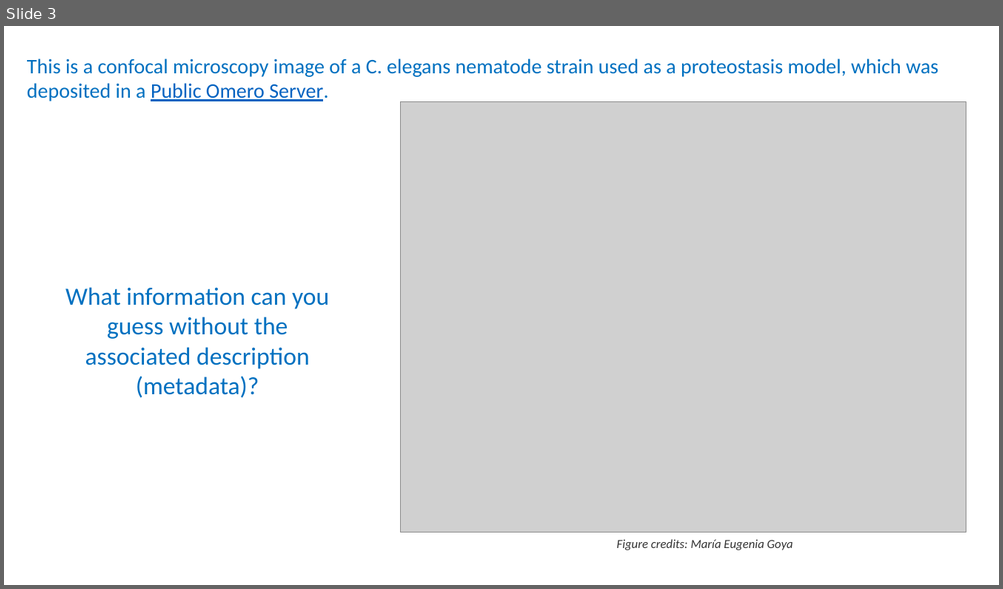
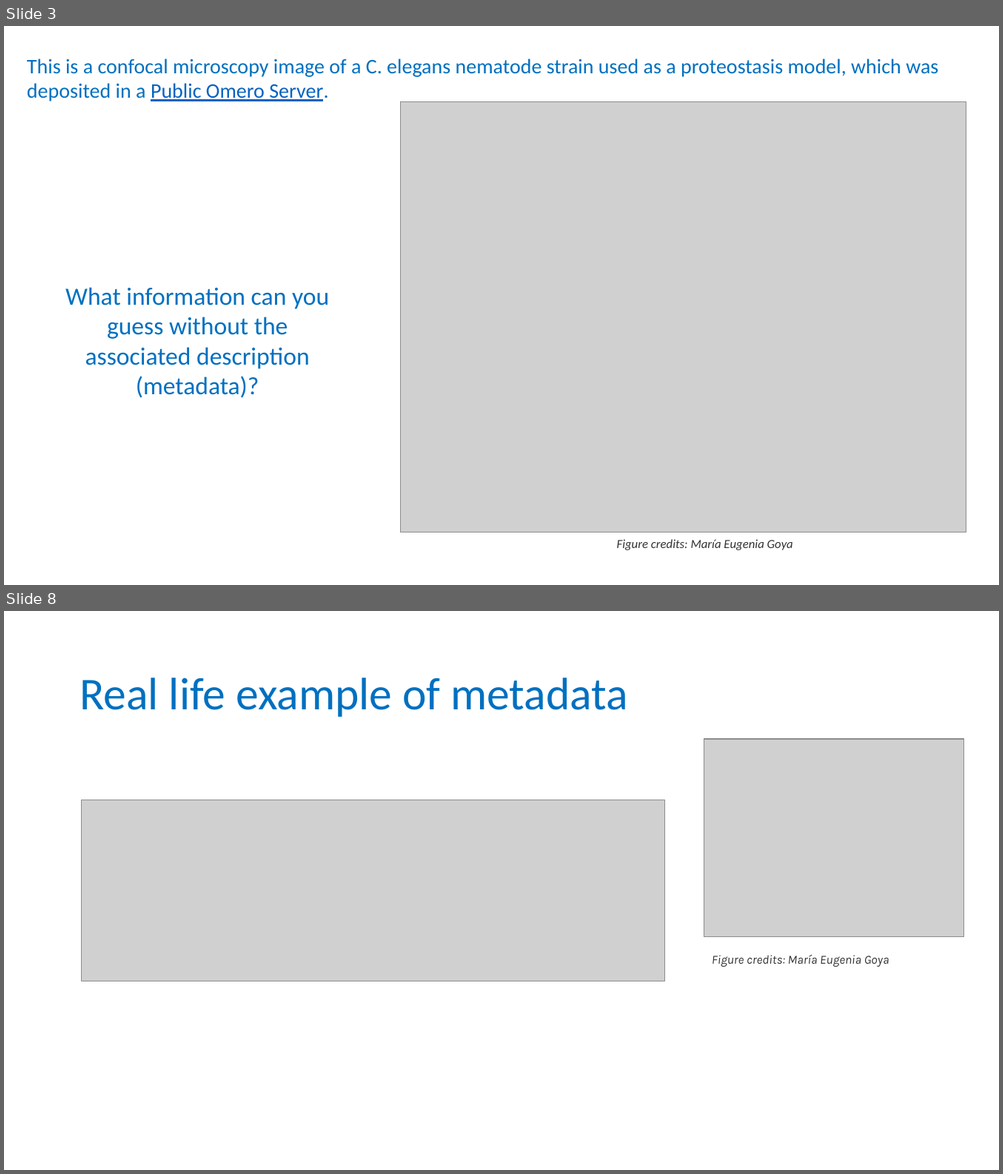
Before and after one commit to tobyhodges/solid-waddle, a slide deck: instructors/05-intro-to-metadata_v2.0.pptx. Shown one above the other, each under a label of ours: slide 3 before the commit, slides 3 and 8 after it; the slides between them are not shown. The pictures are 1003x589 and 1003x1174 pixels, drawn with LibreOffice and Linux fonts; fonts in the diff are those of the drawing; grey boxes stand for pictures; background and template pictures are left out. Boxes give left, top, right and bottom in pixels: in the first picture for what was removed or moved away, otherwise in the second. Text is boxed around its words. In the diff, an @@ line names an element or a change of style, - is before the commit and + after.

Commit message:
updated slides for intro to metadata 19-10-2021

```diff
--- a/instructors/05-intro-to-metadata_v2.0.pptx
+++ b/instructors/05-intro-to-metadata_v2.0.pptx
@@ slide 8 added at (x1=4, y1=611, x2=999, y2=1170), background #FFFFFF @@
@@ title added at (x1=79, y1=678, x2=628, y2=717), 44 pt, text #0070C0 @@
+Real life example of metadata
@@ picture added at (x1=704, y1=739, x2=964, y2=937) @@
@@ picture added at (x1=82, y1=800, x2=664, y2=982) @@
@@ text added at (x1=711, y1=955, x2=889, y2=967), 12 pt, text #333333, italic @@
+Figure credits: María Eugenia Goya
```
Also in this commit, not shown: 2 slides changed, 4 other slides added, 1 slide removed.
